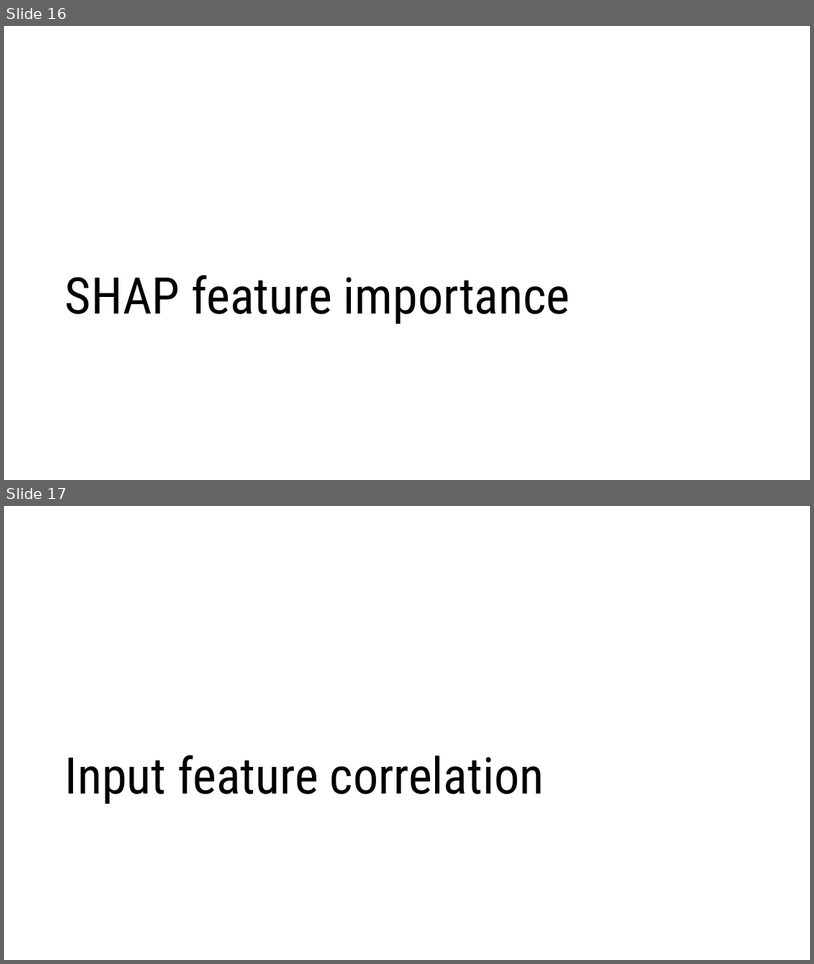
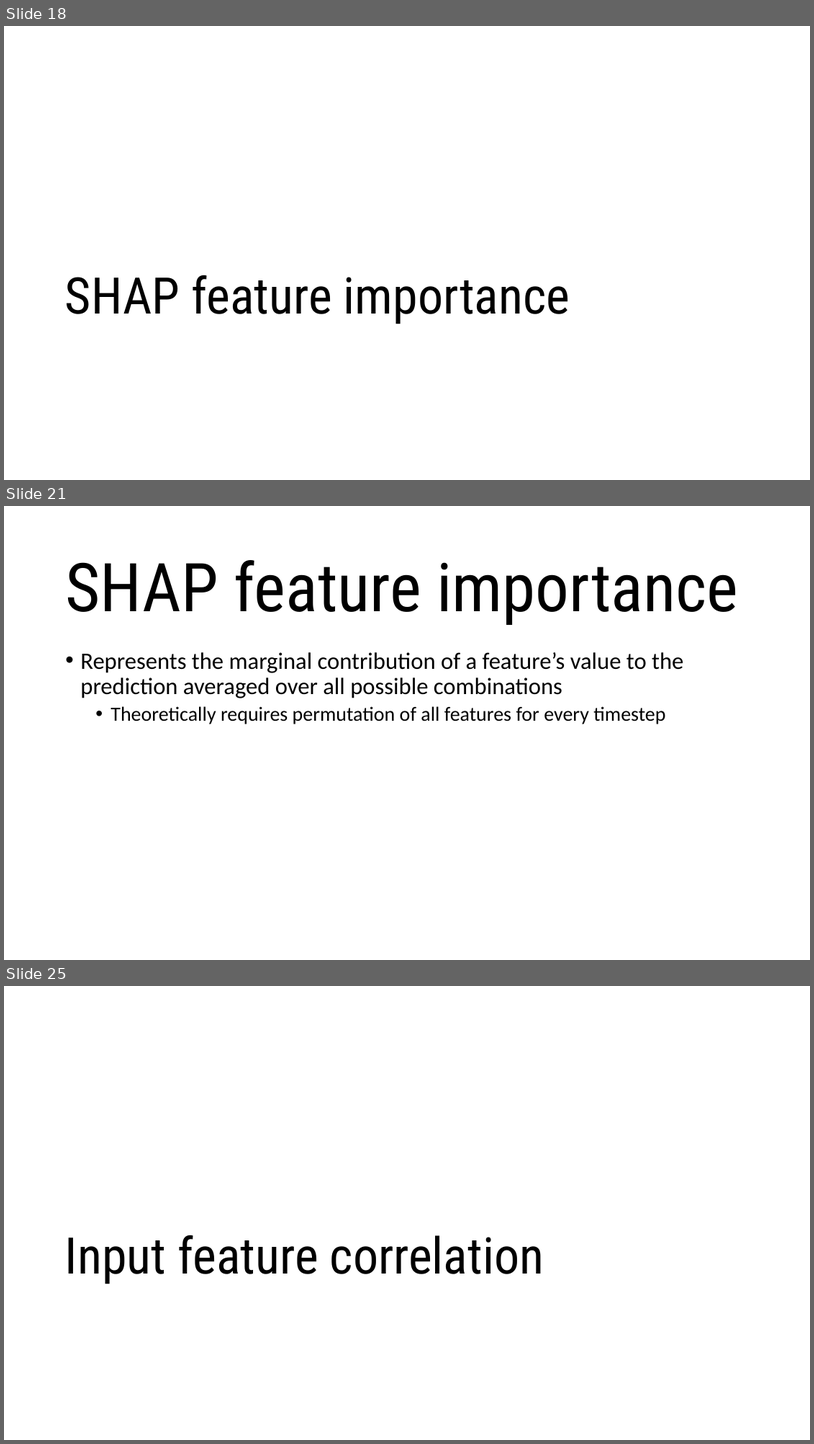
Before and after one commit to oriol-pomarol/codegeo_workshops, a slide deck: 2_feature_importance/feature_importance.pptx. Shown one above the other, each under a label of ours: slides 16 and 17 before the commit, slides 18, 21 and 25 after it; the slides between them are not shown. The pictures are 814x964 and 814x1444 pixels, drawn with LibreOffice and Linux fonts; fonts in the diff are those of the drawing; background and template pictures are left out. Boxes give left, top, right and bottom in pixels: in the first picture for what was removed or moved away, otherwise in the second. Text is boxed around its words. In the diff, an @@ line names an element or a change of style, - is before the commit and + after.

Commit message:
updated presentation for SHAP

```diff
--- a/2_feature_importance/feature_importance.pptx
+++ b/2_feature_importance/feature_importance.pptx
@@ slide 21 added at box(4, 506, 810, 960), background picture (left out) @@
@@ title added at box(65, 560, 738, 625), 80 pt, text #000000 @@
+SHAP feature importance
@@ text added at box(80, 652, 684, 724), 28 pt, text #000000 @@
+• Represents the marginal contribution of a feature’s value to the prediction averaged over all possible combinations
+  • Theoretically requires permutation of all features for every timestep
@@ what was slide 16 is now slide 18 @@
@@ what was slide 17 is now slide 25 @@
```
Also in this commit, not shown: 2 slides changed, 7 other slides added, 1 other file.
